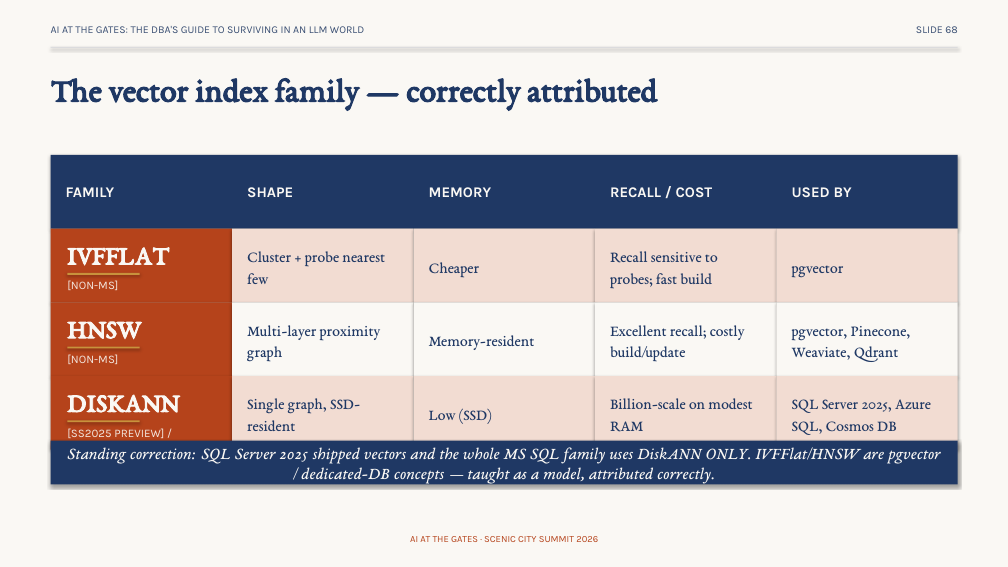
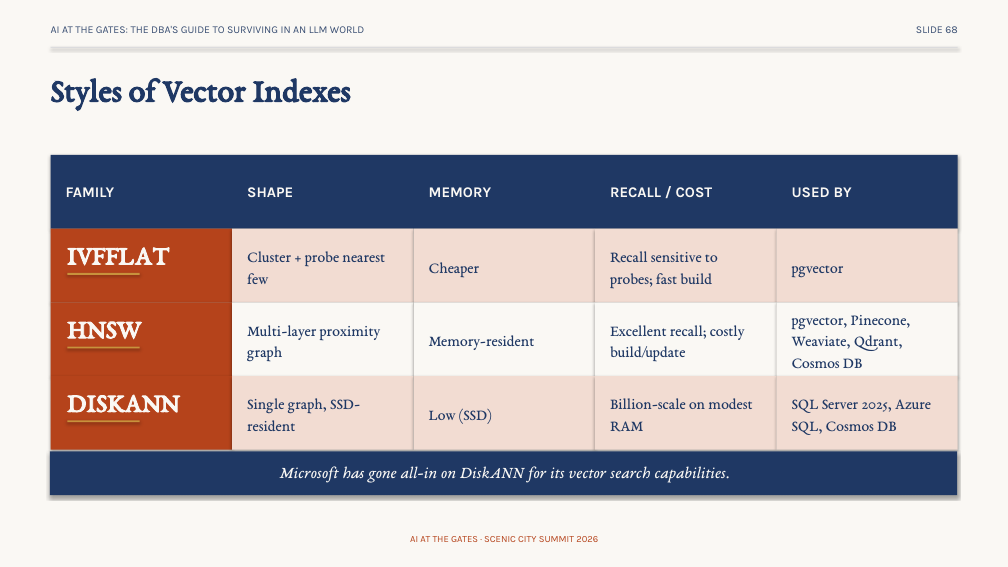
Before and after one commit to feaselkl/AI-at-the-Gates, a slide deck: slide 68 of slides/scenic-city-aigates-precon.pptx. Drawn at 1008x567 pixels with LibreOffice and Linux fonts; fonts in the diff are those of the drawing. Boxes give left, top, right and bottom in pixels: in the first picture for what was removed or moved away, otherwise in the second. Text is boxed around its words. In the diff, an @@ line names an element or a change of style, - is before the commit and + after.

```diff
--- a/slides/scenic-city-aigates-precon.pptx
+++ b/slides/scenic-city-aigates-precon.pptx
@@ text at [51, 78, 351, 110]: text changed @@
-The vector index family — correctly attributed
+Styles of Vector Indexes
@@ text removed at [67, 280, 118, 290] @@
-[NON-MS]
@@ text at [792, 315, 911, 369]: text changed @@
-pgvector, Pinecone, Weaviate, Qdrant
+pgvector, Pinecone, Weaviate, Qdrant, Cosmos DB
@@ text removed at [67, 354, 118, 364] @@
-[NON-MS]
@@ text removed at [67, 428, 164, 454] @@
-[SS2025 PREVIEW] / [AZURE]
@@ text removed at [67, 447, 940, 485] @@
-Standing correction: SQL Server 2025 shipped vectors and the whole MS SQL family uses DiskANN ONLY. IVFFlat/HNSW are pgvector / dedicated-DB concepts — taught as a model, attributed correctly.
@@ rectangle: place and size @@
-rectangle at [51, 441, 958, 485]
+rectangle at [50, 451, 957, 495]
@@ text added at [280, 466, 729, 483], 16 pt, text #FAF8F4, italic @@
+Microsoft has gone all-in on DiskANN for its vector search capabilities.
```
Also in this commit, not shown: 71 other slides changed, 2 slides added, 2 slides removed.
